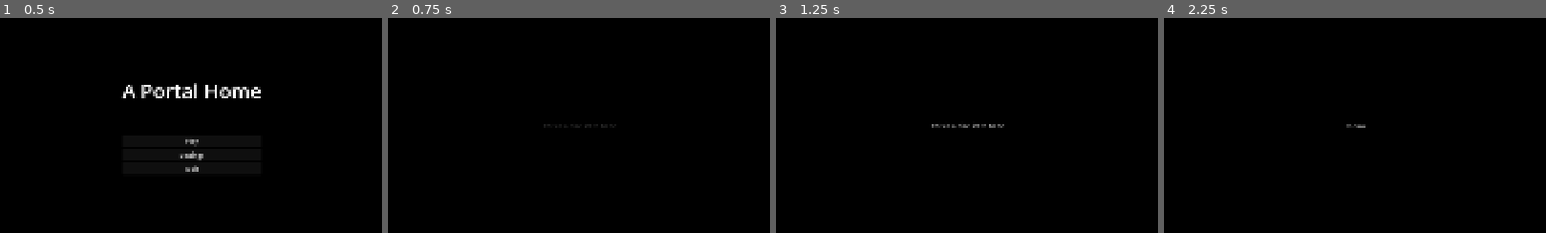
Above: before the commit, frames 1-4 (left to right).
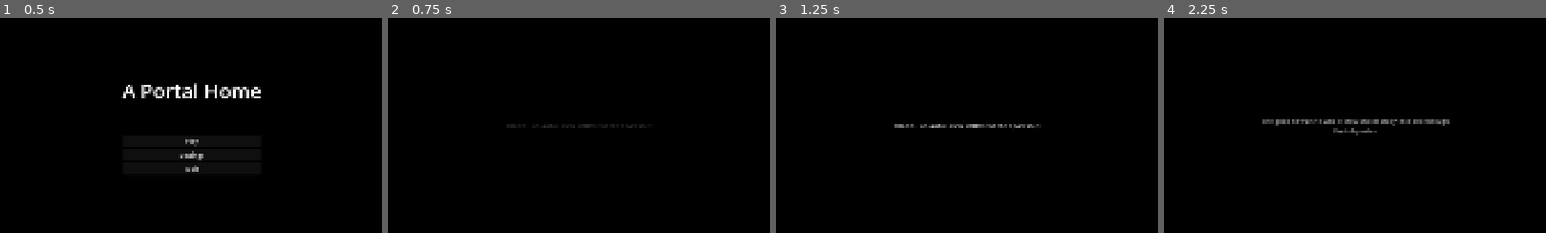
Above: after the commit, the same moments.

Repository: Raamxie/LudumDare60
Game: Godot game, scene res://scenes/main.tscn
The game is run twice, just before and just after one commit, with the same random seed, the same clock (stepped at 60 frames per second) and the same inputs. Sound files missing from this copy of the repository are replaced by a short silence.
Inputs (mouse positions are % of the whole screen's width and height, from its top left):
- Up to frame 1 (0.5 s): no input
- Up to frame 2 (0.75 s): click "Play" at 0.5 s
- Up to frame 3 (1.25 s): no input
- Up to frame 4 (2.25 s): tap Enter at 1.25 s; move the mouse to (50, 92) at 1.27 s; press the mouse at (50, 92) at 1.28 s; hold D (right) 1.28-2.03 s; tap Space (jump) at 1.52 s; move the mouse to (30, 55) at 2.02 s; release the mouse at (30, 55) at 2.03 s; hold S (backward) from 2.03 s (still down); right-click (30, 55) at 2.1 s
The pictures show only the part of the screen within x 25-75%, y 25-75%; the shares and areas given below are measured in that part.

Frame 1 is identical in both runs. In frame 2, 0.1% of the frame differs, in the area x 31-67%, y 49-52%; in frame 3, 0.5%; in frame 4, 1.2%, in the area x 25-75%, y 47-55%.

Commit message:
add intro and outro text

Diff:
--- a/ludum-dare-60/scenes/screens.tscn
+++ b/ludum-dare-60/scenes/screens.tscn
@@ -203,7 +203,14 @@
 value = 1.0
 
 [node name="Intro" parent="." unique_id=1337110342 instance=ExtResource("3_vh3jh")]
-pages = Array[String](["This is a nice intro hehe", "meow", "woof"])
+pages = Array[String](["Oh oh... an awful alien infiltrated the spaceship!", "The good news: the whole crew successfully escaped through the teleporter.", "Well, except you. That's the bad news.
+
+Also, the portal seems broken?", "Luckily, they left voice notes on how to repair it!
+
+So, simply follow the plan... easy, right?
+"])
 
 [node name="Outro" parent="." unique_id=77242141 instance=ExtResource("3_vh3jh")]
+pages = Array[String](["Congratulations, you escaped and went home!", "But wait - why did the teleporter buzz twice when you entered?", "The end
+", "The end?"])
 allow_skip = false
